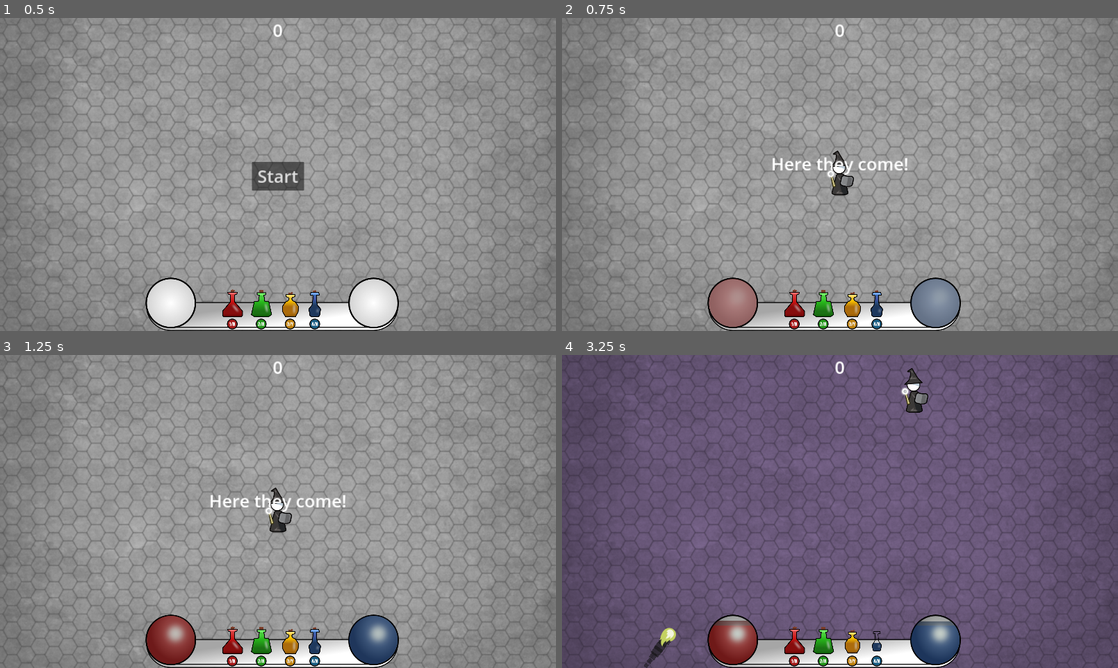
Above: before the commit, frames 1-4 (two rows, left to right).
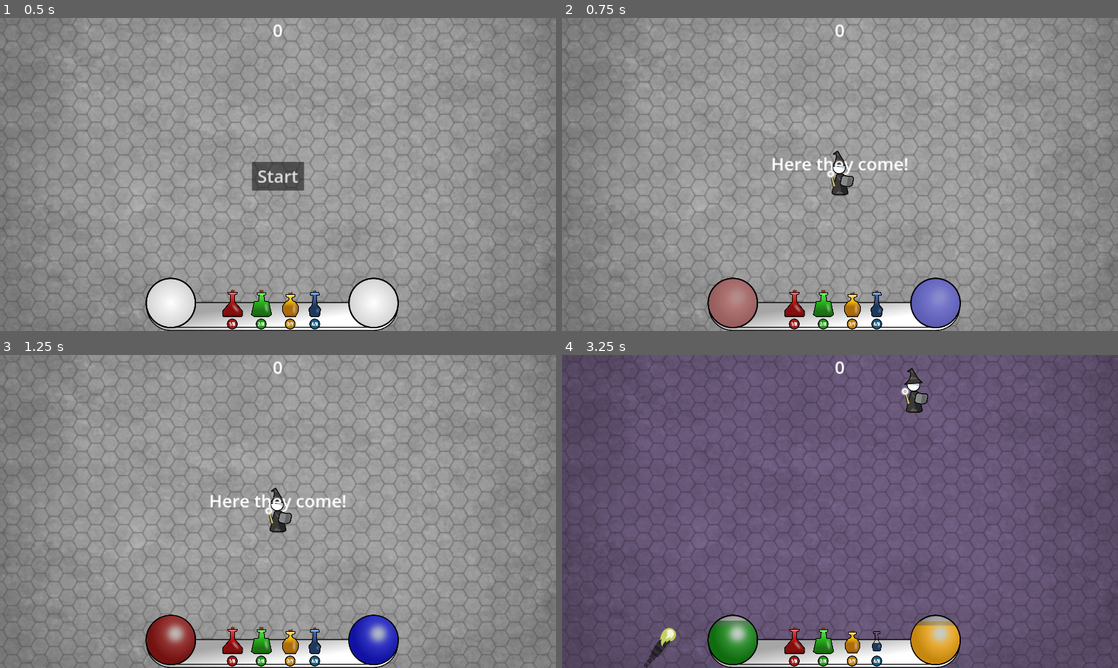
Above: after the commit, the same moments.

Repository: kurilluk/GDSJam23
Game: Godot game, scene res://assets/scenes/Main.tscn
Same seed, same stepped clock (60 frames per second), same inputs: the game is played once before the commit and once after it. Sound files missing from this copy of the repository are replaced by a short silence.
Inputs:
- Up to frame 1 (0.5 s): no input
- Up to frame 2 (0.75 s): click "Start" at 0.5 s
- Up to frame 3 (1.25 s): no input
- Up to frame 4 (3.25 s): hold D (Right) 1.28-2.03 s; tap 1 (Potion_1) at 1.35 s; tap 2 (Potion_2) at 1.55, 2.1 s; hold S (Down) 2.03-2.78 s; tap 3 (Potion_3) at 2.3, 2.85 s; hold D (Right) from 2.78 s (still down); tap 4 (Potion_4) at 3.05 s

Frame 1 is identical in both runs. In frame 2, 1.0% of the frame differs, in the area x 62-72%, y 83-99%; in frame 3, 1.0%; in frame 4, 1.9%, in the area x 26-72%, y 84-99%.

Commit message:
hud bars color changes according to layer colors

Diff:
--- a/examples/dodge_the_creeps/assets/scenes/Main.tscn
+++ b/examples/dodge_the_creeps/assets/scenes/Main.tscn
@@ -63,12 +63,6 @@
 background_color = Color(1, 1, 1, 1)
 enemy_main_color = Color(0.305882, 0.568627, 0.796078, 1)
 player_fireball_color = Color(0.811765, 0.482353, 0.0392157, 1)
-potion_effects_modification = {
-"Potion_1": 0,
-"Potion_2": 1,
-"Potion_3": 3,
-"Potion_4": 2
-}
 
 [node name="Layer_swap_x" parent="Layers" instance=ExtResource("7_23b4r")]
 background_color = Color(0.529412, 0.658824, 0.607843, 1)
@@ -79,12 +73,6 @@
 "Left": Vector2(1, 0),
 "Right": Vector2(-1, 0),
 "Up": Vector2(0, -1)
-}
-potion_effects_modification = {
-"Potion_1": 0,
-"Potion_2": 1,
-"Potion_3": 3,
-"Potion_4": 2
 }
 
 [node name="Layer_swap_xy" parent="Layers" instance=ExtResource("7_23b4r")]
@@ -97,12 +85,6 @@
 "Right": Vector2(-1, 0),
 "Up": Vector2(0, 1)
 }
-potion_effects_modification = {
-"Potion_1": 0,
-"Potion_2": 1,
-"Potion_3": 3,
-"Potion_4": 2
-}
 
 [node name="Layer_swap_y" parent="Layers" instance=ExtResource("7_23b4r")]
 background_color = Color(0.682353, 0.568627, 0.788235, 1)
@@ -113,12 +95,6 @@
 "Left": Vector2(-1, 0),
 "Right": Vector2(1, 0),
 "Up": Vector2(0, 1)
-}
-potion_effects_modification = {
-"Potion_1": 0,
-"Potion_2": 1,
-"Potion_3": 3,
-"Potion_4": 2
 }
 
 [node name="Timers" type="Node2D" parent="."]
--- a/examples/dodge_the_creeps/assets/scripts/HUD.gd
+++ b/examples/dodge_the_creeps/assets/scripts/HUD.gd
@@ -19,9 +19,9 @@
 
 @export var potion_name_colors = {
 	"Potion_1" : Color.DARK_RED,
-	"Potion_2" : Color.SEA_GREEN,
-	"Potion_3" : Color.YELLOW,
-	"Potion_4" : Color.BLUE
+	"Potion_2" : Color.WEB_GREEN,
+	"Potion_3" : Color.ORANGE,
+	"Potion_4" : Color.MEDIUM_BLUE
 }
 
 func _ready():
@@ -31,6 +31,15 @@
 	$MessageLabel.text = text
 	$MessageLabel.show()
 	$MessageTimer.start()
+
+func change_hud_bar_colors(heal_potion, mana_potion):
+	HealthBar.tint_progress = potion_name_colors[heal_potion]
+	UnderlyingHealthBar.tint_progress = potion_name_colors[heal_potion]
+	UnderlyingHealthBar.tint_progress.a = 0.75
+
+	ManaBar.tint_progress = potion_name_colors[mana_potion]
+	UnderlyingManaBar.tint_progress = potion_name_colors[mana_potion]
+	UnderlyingManaBar.tint_progress.a = 0.75
 
 func show_hud_bars():
 	var bars = [HealthBar, UnderlyingHealthBar, ManaBar, UnderlyingManaBar]  #, HudFrame, PotionsScene
--- a/examples/dodge_the_creeps/assets/scripts/Layer.gd
+++ b/examples/dodge_the_creeps/assets/scripts/Layer.gd
@@ -22,8 +22,8 @@
 @export var potion_effects_modification = {
 	"Potion_1": 0,
 	"Potion_2": 1,
-	"Potion_3": 2,
-	"Potion_4": 3
+	"Potion_3": 3,
+	"Potion_4": 2
 }
 
 func shuffle_potion_effects() -> Array:
@@ -41,6 +41,17 @@
 func get_potion_modifications():
 	return potion_effects_modification
 
+func get_layer_heal_potion():
+	return get_layer_potion(0)
+
+func get_layer_mana_potion():
+	return get_layer_potion(2)
+
+func get_layer_potion(effect_id):
+	var vals = potion_effects_modification.values()
+	var id = vals.find(effect_id, 0)
+	return potion_effects_modification.keys()[id]
+
 # Called when the node enters the scene tree for the first time.
 func _ready():
 	pass # Replace with function body.
--- a/examples/dodge_the_creeps/assets/scripts/Main.gd
+++ b/examples/dodge_the_creeps/assets/scripts/Main.gd
@@ -81,6 +81,8 @@
 
 	set_enemy_colors(layer.enemy_main_color)
 
+	$HUD.change_hud_bar_colors(layer.get_layer_heal_potion(), layer.get_layer_mana_potion())
+
 func set_player_fireball_colors(color):
 	for fireball in player_projectiles:
 		fireball.set_color(color)
--- a/examples/dodge_the_creeps/assets/scripts/Player.gd
+++ b/examples/dodge_the_creeps/assets/scripts/Player.gd
@@ -175,6 +175,9 @@
 
 func _on_Player_body_entered(_body):
 #	hide() # Player disappears after being hit.
+	if player_dead:
+		return
+
 	if _body.is_in_group("Projectile") and not _body.destroyed:
 		player_hurt_effect()
 		_body.destroy_self()
